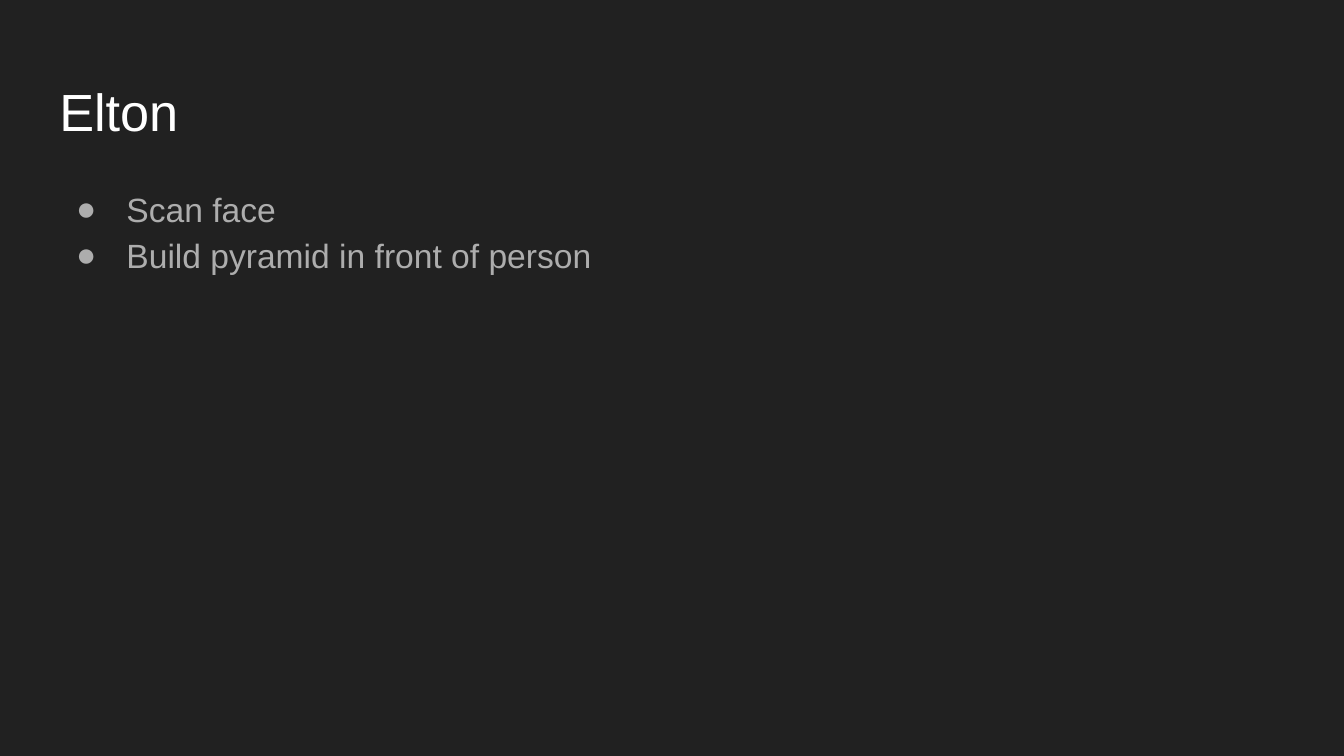
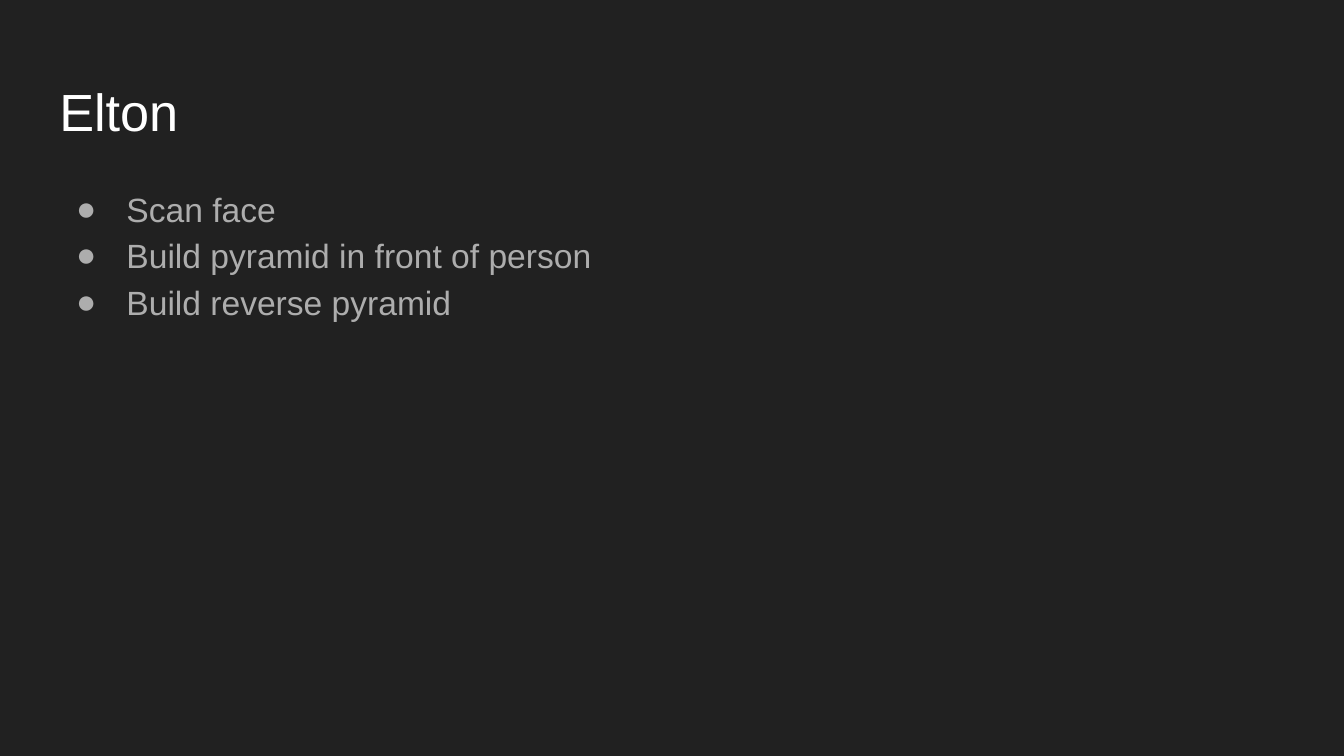
Before and after one commit to Sz3yan/ITApplication, a slide deck: slide 3 of Cozmo Presentation.pptx. Drawn at 1344x756 pixels with LibreOffice and Linux fonts; fonts in the diff are those of the drawing. Boxes give left, top, right and bottom in pixels: in the first picture for what was removed or moved away, otherwise in the second. Text is boxed around its words. In the diff, an @@ line names an element or a change of style, - is before the commit and + after.

```diff
--- a/Cozmo Presentation.pptx
+++ b/Cozmo Presentation.pptx
@@ text at (x1=126, y1=290, x2=451, y2=321): paragraph added @@
+● Build reverse pyramid
```
Also in this commit, not shown: 1 slide added, 3 other files.
